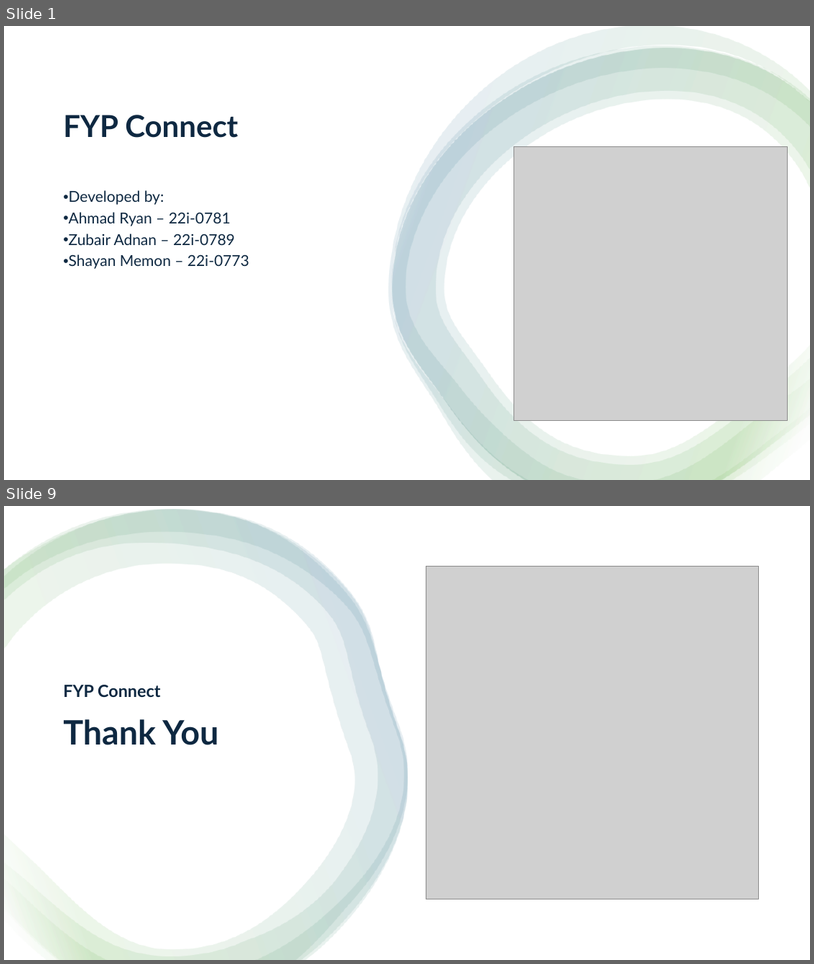
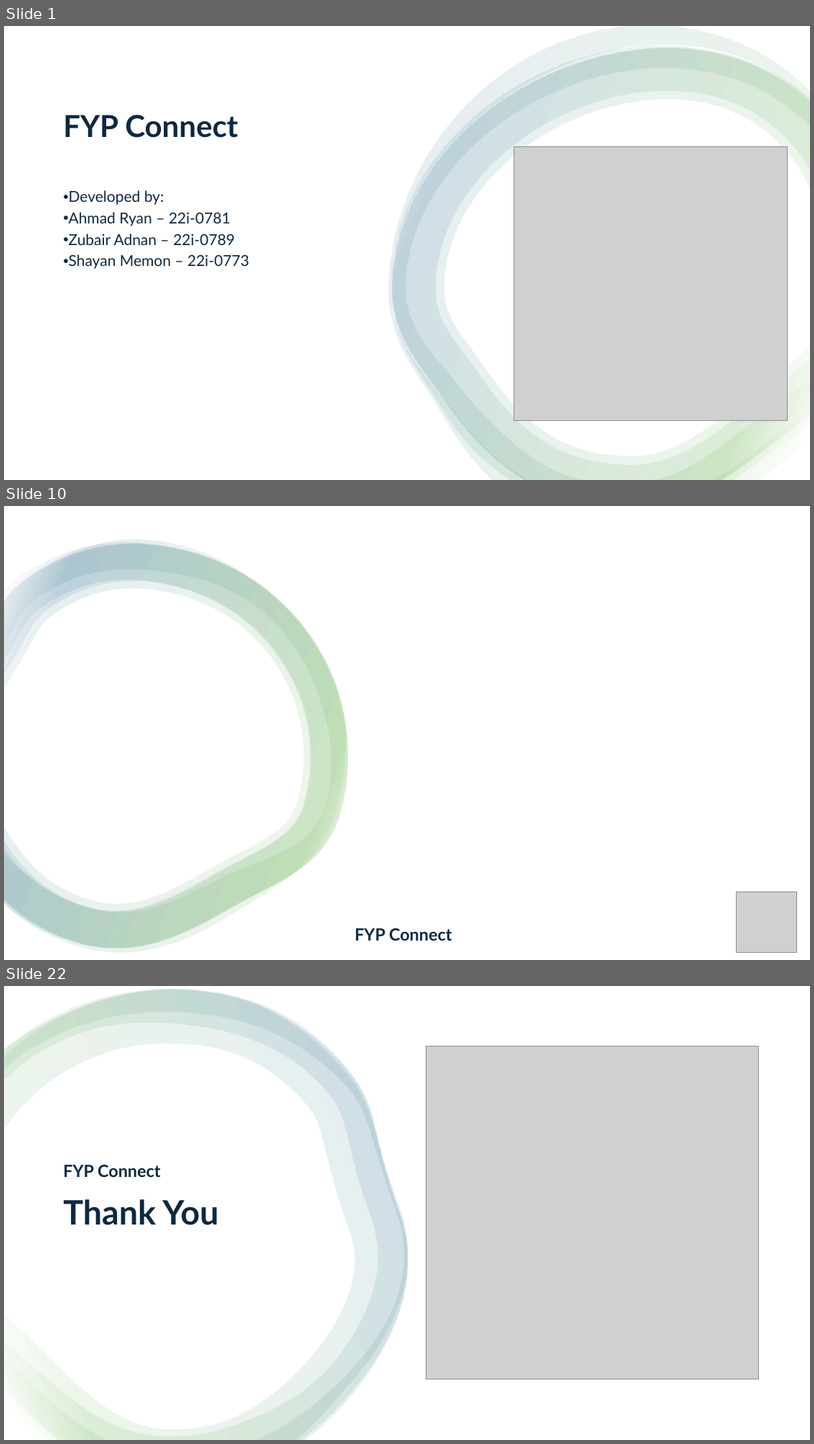
Before and after one commit to LUCIDSoftwares/FYPConnect, a slide deck: FinalDocs/presentation.pptx. Shown one above the other, each under a label of ours: slides 1 and 9 before the commit, slides 1, 10 and 22 after it; the slides between them are not shown. The pictures are 814x964 and 814x1444 pixels, drawn with LibreOffice and Linux fonts; fonts in the diff are those of the drawing; grey boxes stand for pictures; background and template pictures are left out. Boxes give left, top, right and bottom in pixels: in the first picture for what was removed or moved away, otherwise in the second. Text is boxed around its words. In the diff, an @@ line names an element or a change of style, - is before the commit and + after.

```diff
--- a/FinalDocs/presentation.pptx
+++ b/FinalDocs/presentation.pptx
@@ slide 10 added at box(4, 506, 810, 960), background picture (left out) @@
@@ rectangle added at box(4, 506, 810, 960), fill #FFFFFF @@
@@ group added at box(4, 540, 348, 952): 4 freeform shapes @@
@@ picture added at box(736, 891, 797, 952) @@
@@ text added at box(355, 928, 452, 940), 20 pt, text #0E2841, bold @@
+FYP Connect
@@ what was slide 9 is now slide 22 @@
```
Also in this commit, not shown: 7 slides changed, 12 other slides added, 2 other files.
